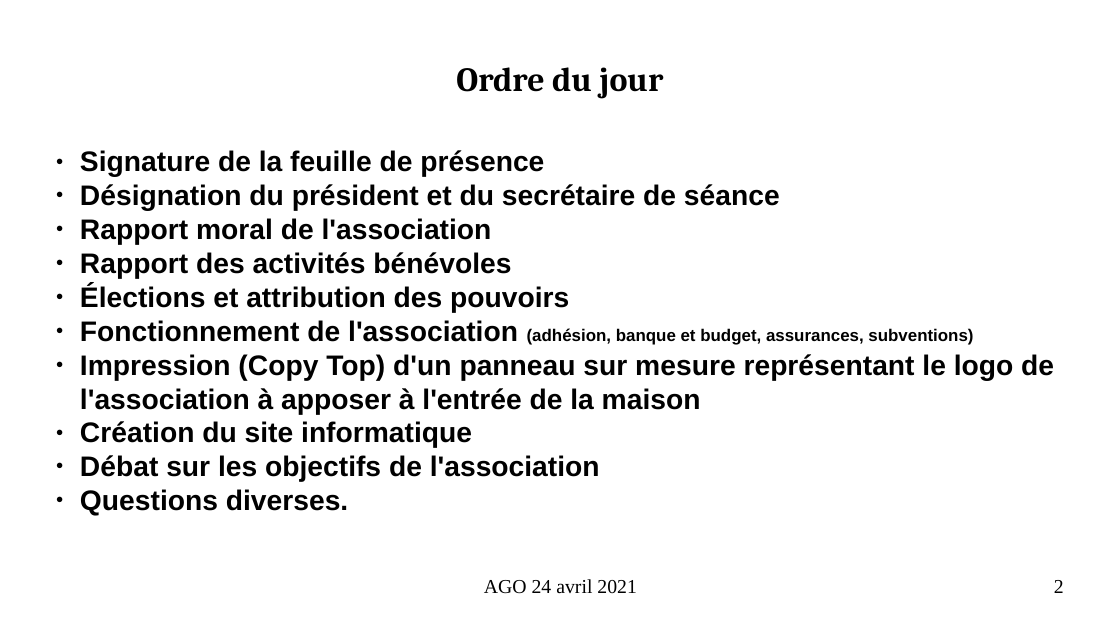
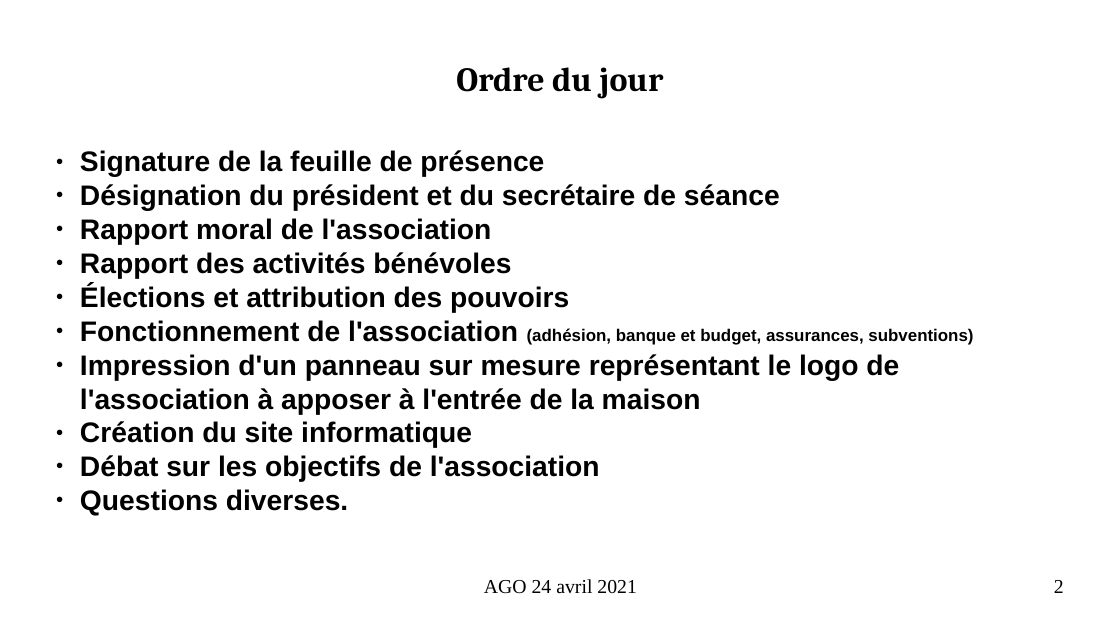
Before and after one commit to AIREL46/SCAO, a slide deck: slide 2 of association/2021/presentation-ago-24-avril-2021.odp. Drawn at 1120x630 pixels with LibreOffice and Linux fonts; fonts in the diff are those of the drawing. Boxes give left, top, right and bottom in pixels: in the first picture for what was removed or moved away, otherwise in the second. Text is boxed around its words. In the diff, an @@ line names an element or a change of style, - is before the commit and + after.

Commit message:
Mise à jour

```diff
--- a/association/2021/presentation-ago-24-avril-2021.odp
+++ b/association/2021/presentation-ago-24-avril-2021.odp
@@ subtitle at (x1=80, y1=354, x2=899, y2=415): text changed @@
-● Impression (Copy Top) d'un panneau sur mesure représentant le logo de l'association à apposer à l'entrée de la maison
+● Impression d'un panneau sur mesure représentant le logo de l'association à apposer à l'entrée de la maison
```
Also in this commit, not shown: 12 other slides changed, 5 slides added, 8 other files.
